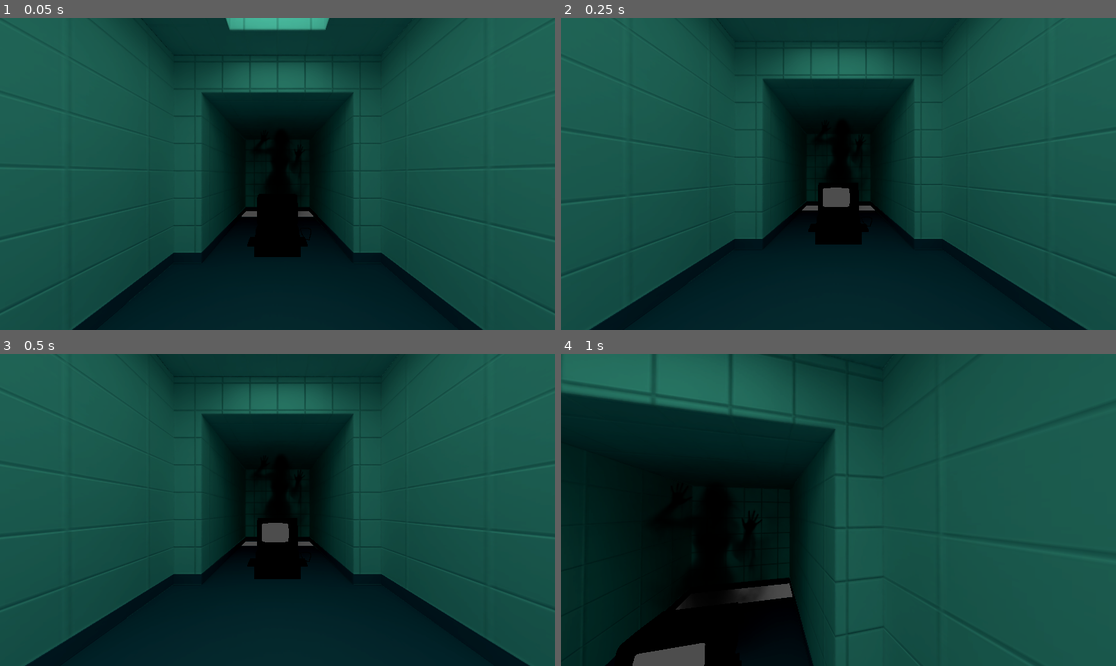
Above: before the commit, frames 1-4 (two rows, left to right).
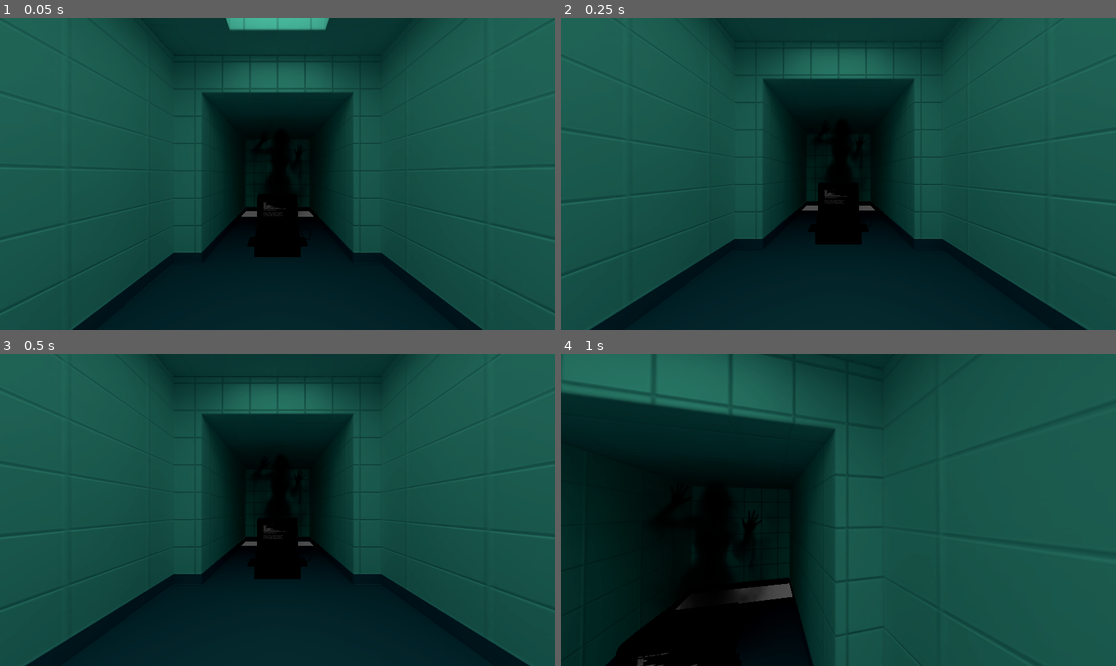
Above: after the commit, the same moments.

Repository: Studio-Zee/Godot-SimpleMultiplayer
Game: Godot game, scene res://exemplo/cenas/lobby.tscn
Same seed, same stepped clock (60 frames per second), same inputs: the game is played once before the commit and once after it.
Inputs (mouse positions are in pixels of both pictures, inside the frame that each line leads up to):
- Up to frame 1 (0.05 s): no input
- Up to frame 2 (0.25 s): no input
- Up to frame 3 (0.5 s): no input
- Up to frame 4 (1 s): tap Enter (ui_accept) at 0.5, 0.77 s; move the mouse to (866, 510) at 0.52 s; hold Up (ui_up) from 0.53 s (still down)

The runs differ from the first frame. In frame 1, less than 0.1% of the frame differs, in the area x 47-52%, y 59-64%; in frame 2, 0.3%; in frame 3, 0.3%; in frame 4, 0.7%, in the area x 12-27%, y 92-100%.

Commit message:
Refatora a cena de lobby para usar CanvasLayer, atualiza caminhos de nós e melhora a lógica de conexão

Diff:
--- a/exemplo/cenas/lobby.tscn
+++ b/exemplo/cenas/lobby.tscn
@@ -4,7 +4,6 @@
 [ext_resource type="Script" uid="uid://qc0ghf6yds1f" path="res://exemplo/scripts/lobby/lobby.gd" id="2_a1lms"]
 [ext_resource type="PackedScene" uid="uid://dmfwskkhffag0" path="res://exemplo/cenas/monitor.tscn" id="3_kj0ed"]
 [ext_resource type="PackedScene" uid="uid://by5og5nqib44m" path="res://exemplo/player/player_local.tscn" id="5_qp1wg"]
-[ext_resource type="Script" uid="uid://dr4sinp1hxjhe" path="res://exemplo/scripts/tela/tela_touch.gd" id="5_sw6cc"]
 
 [sub_resource type="ConcavePolygonShape3D" id="ConcavePolygonShape3D_2se70"]
 data = PackedVector3Array(-1, 1.64, 1, -1, 1.64, -1, -1, 2, -1, -1, 1.64, 1, -1, 2, -1, -1, 2, 1, -1, 0.0984, 1, -1, 1. …(3071 unchanged characters)…
@@ -17,28 +16,11 @@
 [sub_resource type="ConcavePolygonShape3D" id="ConcavePolygonShape3D_6okrd"]
 data = PackedVector3Array(-1, 0, 1.5540999, 1, 0, -1.5540999, 1, 0, 1.5540999, -1, 0, 1.5540999, -1, 0, -1.5540999, 1, 0, -1.5540999)
 
-[sub_resource type="ViewportTexture" id="ViewportTexture_ltsnn"]
-viewport_path = NodePath("TelaViewport")
-
-[sub_resource type="StandardMaterial3D" id="StandardMaterial3D_8svgb"]
-resource_local_to_scene = true
-shading_mode = 0
-albedo_texture = SubResource("ViewportTexture_ltsnn")
-uv1_scale = Vector3(1, -1, 1)
-
 [sub_resource type="BoxShape3D" id="BoxShape3D_a1lms"]
 size = Vector3(18.864685, 1, 10.490356)
 
 [sub_resource type="BoxShape3D" id="BoxShape3D_kj0ed"]
 size = Vector3(28.52008, 25.00293, 38.249695)
-
-[sub_resource type="StyleBoxEmpty" id="StyleBoxEmpty_a1lms"]
-
-[sub_resource type="LabelSettings" id="LabelSettings_lxmr4"]
-font_size = 38
-shadow_size = 4
-shadow_color = Color(0, 0, 0, 1)
-shadow_offset = Vector2(0, 4)
 
 [sub_resource type="StandardMaterial3D" id="StandardMaterial3D_kj0ed"]
 albedo_color = Color(0, 0, 0, 1)
@@ -51,6 +33,14 @@
 
 [sub_resource type="BoxShape3D" id="BoxShape3D_sw6cc"]
 size = Vector3(1.5801353, 1.0440068, 0.022583008)
+
+[sub_resource type="StyleBoxEmpty" id="StyleBoxEmpty_a1lms"]
+
+[sub_resource type="LabelSettings" id="LabelSettings_lxmr4"]
+font_size = 38
+shadow_size = 4
+shadow_color = Color(0, 0, 0, 1)
+shadow_offset = Vector2(0, 4)
 
 [node name="Lobby" unique_id=300800232 instance=ExtResource("1_lxmr4")]
 script = ExtResource("2_a1lms")
@@ -74,13 +64,9 @@
 transform = Transform3D(0.04, 0, 0, 0, 0.04, 0, 0, 0, 0.04, 0, 0.42236632, -5.417623)
 
 [node name="ibm_3178_2" parent="monitor/Sketchfab_model/Root/ibm_3178" parent_id_path=PackedInt32Array(464827340, 501755569) index="2" unique_id=1704766133]
-surface_material_override/0 = SubResource("StandardMaterial3D_8svgb")
+surface_material_override/0 = null
 
-[node name="StaticBody3D" parent="monitor/Sketchfab_model/Root/ibm_3178/ibm_3178_2" index="0" unique_id=1263702576 node_paths=PackedStringArray("viewport")]
-script = ExtResource("5_sw6cc")
-viewport = NodePath("../../../../../TelaViewport")
-
-[node name="CollisionShape3D" parent="monitor/Sketchfab_model/Root/ibm_3178/ibm_3178_2/StaticBody3D" index="0" unique_id=453435384]
+[node name="CollisionShape3D" parent="monitor/Sketchfab_model/Root/ibm_3178/ibm_3178_2/StaticBody3D" parent_id_path=PackedInt32Array(464827340, 1263702576) index="0" unique_id=453435384]
 transform = Transform3D(1, 0, 0, 0, 1, 0, 0, 0, 1, -0.07797293, -4.8409576, 14.942253)
 shape = SubResource("BoxShape3D_a1lms")
 disabled = true
@@ -91,15 +77,30 @@
 transform = Transform3D(1, 0, 0, 0, 1, 0, 0, 0, 1, 2.5516052, 12.001465, 2.416565)
 shape = SubResource("BoxShape3D_kj0ed")
 
-[node name="PosicaoTela" type="Marker3D" parent="monitor" index="2" unique_id=1865441224]
-transform = Transform3D(1, 0, 0, 0, 1, 0, 0, 0, 1, 0, 14.3876915, 16.604416)
+[node name="mesa" type="MeshInstance3D" parent="." index="2" unique_id=1849365575]
+transform = Transform3D(1, 0, 0, 0, 0.43550137, 0, 0, 0, 1, 0, 0.20466846, -5.6063485)
+mesh = SubResource("BoxMesh_a1lms")
 
-[node name="TelaViewport" type="SubViewport" parent="monitor" index="3" unique_id=1687371655]
-size = Vector2i(640, 480)
+[node name="StaticBody3D" type="StaticBody3D" parent="mesa" index="0" unique_id=1010244649]
 
-[node name="TerminalUI" type="CanvasLayer" parent="monitor/TelaViewport" index="0" unique_id=866368315]
+[node name="CollisionShape3D" type="CollisionShape3D" parent="mesa/StaticBody3D" index="0" unique_id=2012685722]
+shape = SubResource("ConcavePolygonShape3D_kj0ed")
 
-[node name="Control" type="Control" parent="monitor/TelaViewport/TerminalUI" index="0" unique_id=1636065839]
+[node name="TelaTouch" type="StaticBody3D" parent="." index="3" unique_id=68504637]
+transform = Transform3D(1, 0, 0, 0, 1, 0, 0, 0, 1, -0.0569731, 0.9423289, -5.101904)
+
+[node name="CollisionShape3D" type="CollisionShape3D" parent="TelaTouch" index="0" unique_id=604752470]
+transform = Transform3D(0.35, 0, 0, 0, 0.35, 0, 0, 0, 0.35, -8.7447464e-05, 0.04181415, -0.11127615)
+shape = SubResource("BoxShape3D_sw6cc")
+
+[node name="Player3D" parent="." index="4" unique_id=1826431025 instance=ExtResource("5_qp1wg")]
+transform = Transform3D(1, 0, 0, 0, 1, 0, 0, 0, 1, 0, 1.3049514, 0)
+
+[node name="CanvasLayer" type="CanvasLayer" parent="." index="5" unique_id=1233533384]
+
+[node name="TerminalUI" type="CanvasLayer" parent="CanvasLayer" index="0" unique_id=866368315]
+
+[node name="Control" type="Control" parent="CanvasLayer/TerminalUI" index="0" unique_id=1636065839]
 layout_mode = 3
 anchors_preset = 15
 anchor_right = 1.0
@@ -108,7 +109,7 @@
 grow_vertical = 2
 mouse_filter = 2
 
-[node name="Panel" type="Panel" parent="monitor/TelaViewport/TerminalUI/Control" index="0" unique_id=313135713]
+[node name="Panel" type="Panel" parent="CanvasLayer/TerminalUI/Control" index="0" unique_id=313135713]
 layout_mode = 1
 anchors_preset = 8
 anchor_left = 0.5
@@ -124,7 +125,7 @@
 mouse_filter = 2
 theme_override_styles/panel = SubResource("StyleBoxEmpty_a1lms")
 
-[node name="VBoxContainer" type="VBoxContainer" parent="monitor/TelaViewport/TerminalUI/Control/Panel" index="0" unique_id=206983978]
+[node name="VBoxContainer" type="VBoxContainer" parent="CanvasLayer/TerminalUI/Control/Panel" index="0" unique_id=206983978]
 layout_mode = 1
 anchors_preset = 8
 anchor_left = 0.5
@@ -139,56 +140,35 @@
 grow_vertical = 2
 mouse_filter = 2
 
-[node name="Label" type="Label" parent="monitor/TelaViewport/TerminalUI/Control/Panel/VBoxContainer" index="0" unique_id=1607855648]
+[node name="Label" type="Label" parent="CanvasLayer/TerminalUI/Control/Panel/VBoxContainer" index="0" unique_id=1607855648]
 layout_mode = 2
 text = "Terminal de Conexão"
 label_settings = SubResource("LabelSettings_lxmr4")
 
-[node name="LineEdit" type="LineEdit" parent="monitor/TelaViewport/TerminalUI/Control/Panel/VBoxContainer" index="1" unique_id=5910075]
+[node name="LineEdit" type="LineEdit" parent="CanvasLayer/TerminalUI/Control/Panel/VBoxContainer" index="1" unique_id=5910075]
 layout_mode = 2
 theme_override_font_sizes/font_size = 30
 
-[node name="criar" type="Button" parent="monitor/TelaViewport/TerminalUI/Control/Panel/VBoxContainer" index="2" unique_id=353850382]
+[node name="criar" type="Button" parent="CanvasLayer/TerminalUI/Control/Panel/VBoxContainer" index="2" unique_id=353850382]
 layout_mode = 2
 theme_override_font_sizes/font_size = 30
 text = "Criar Sala"
 
-[node name="entrar" type="Button" parent="monitor/TelaViewport/TerminalUI/Control/Panel/VBoxContainer" index="3" unique_id=1965884783]
+[node name="entrar" type="Button" parent="CanvasLayer/TerminalUI/Control/Panel/VBoxContainer" index="3" unique_id=1965884783]
 layout_mode = 2
 theme_override_font_sizes/font_size = 30
 text = "Entrar"
 
-[node name="sair" type="Button" parent="monitor/TelaViewport/TerminalUI/Control/Panel/VBoxContainer" index="4" unique_id=1504230825]
+[node name="sair" type="Button" parent="CanvasLayer/TerminalUI/Control/Panel/VBoxContainer" index="4" unique_id=1504230825]
 layout_mode = 2
 theme_override_font_sizes/font_size = 30
 text = "Sair"
 
-[node name="mesa" type="MeshInstance3D" parent="." index="2" unique_id=1849365575]
-transform = Transform3D(1, 0, 0, 0, 0.43550137, 0, 0, 0, 1, 0, 0.20466846, -5.6063485)
-mesh = SubResource("BoxMesh_a1lms")
-
-[node name="StaticBody3D" type="StaticBody3D" parent="mesa" index="0" unique_id=1010244649]
-
-[node name="CollisionShape3D" type="CollisionShape3D" parent="mesa/StaticBody3D" index="0" unique_id=2012685722]
-shape = SubResource("ConcavePolygonShape3D_kj0ed")
-
-[node name="TelaTouch" type="StaticBody3D" parent="." index="3" unique_id=68504637 node_paths=PackedStringArray("viewport")]
-transform = Transform3D(1, 0, 0, 0, 1, 0, 0, 0, 1, -0.0569731, 0.9423289, -5.101904)
-script = ExtResource("5_sw6cc")
-viewport = NodePath("../monitor/TelaViewport")
-
-[node name="CollisionShape3D" type="CollisionShape3D" parent="TelaTouch" index="0" unique_id=604752470]
-transform = Transform3D(0.35, 0, 0, 0, 0.35, 0, 0, 0, 0.35, -8.7447464e-05, 0.04181415, -0.11127615)
-shape = SubResource("BoxShape3D_sw6cc")
-
-[node name="Player3D" parent="." index="4" unique_id=1826431025 instance=ExtResource("5_qp1wg")]
-transform = Transform3D(1, 0, 0, 0, 1, 0, 0, 0, 1, 0, 1.3049514, 0)
-
 [connection signal="body_entered" from="monitor/ZonaTerminal" to="." method="_on_zona_terminal_body_entered"]
 [connection signal="body_exited" from="monitor/ZonaTerminal" to="." method="_on_zona_terminal_body_exited"]
-[connection signal="pressed" from="monitor/TelaViewport/TerminalUI/Control/Panel/VBoxContainer/criar" to="." method="_on_criar_pressed"]
-[connection signal="pressed" from="monitor/TelaViewport/TerminalUI/Control/Panel/VBoxContainer/entrar" to="." method="_on_entrar_pressed"]
-[connection signal="pressed" from="monitor/TelaViewport/TerminalUI/Control/Panel/VBoxContainer/sair" to="." method="_on_sair_pressed"]
 [connection signal="input_event" from="TelaTouch" to="TelaTouch" method="_on_input_event"]
+[connection signal="pressed" from="CanvasLayer/TerminalUI/Control/Panel/VBoxContainer/criar" to="." method="_on_criar_pressed"]
+[connection signal="pressed" from="CanvasLayer/TerminalUI/Control/Panel/VBoxContainer/entrar" to="." method="_on_entrar_pressed"]
+[connection signal="pressed" from="CanvasLayer/TerminalUI/Control/Panel/VBoxContainer/sair" to="." method="_on_sair_pressed"]
 
 [editable path="monitor"]
--- a/exemplo/scripts/lobby/lobby.gd
+++ b/exemplo/scripts/lobby/lobby.gd
@@ -3,159 +3,107 @@
 # [PT-BR] Cena de lobby que conecta a interface do terminal à camada de rede do plugin
 # [EN] Lobby scene that connects the terminal UI to the plugin's network layer
 
-# [PT-BR] Nós 3D e elementos de animação usados na transição entre tela e gameplay
-# [EN] 3D nodes and animation elements used for the transition between terminal and gameplay
-@onready var terminal_ui = $monitor/TelaViewport/TerminalUI
-@onready var code_input = $monitor/TelaViewport/TerminalUI/Control/Panel/VBoxContainer/LineEdit
-@onready var label_status = $monitor/TelaViewport/TerminalUI/Control/Panel/VBoxContainer/Label
-@onready var posicao_tela = $monitor/PosicaoTela
+# [PT-BR] Nós da Interface 2D (CanvasLayer)
+# [EN] 2D Interface Nodes (CanvasLayer)
+@onready var terminal_ui = $CanvasLayer/TerminalUI
+@onready var code_input = $CanvasLayer/TerminalUI/Control/Panel/VBoxContainer/LineEdit
+@onready var label_status = $CanvasLayer/TerminalUI/Control/Panel/VBoxContainer/Label
+
+# [PT-BR] Botões da interface expostos ao usuário
+# [EN] Interface buttons exposed to the user
+@onready var btn_criar = $CanvasLayer/TerminalUI/Control/Panel/VBoxContainer/criar
+@onready var btn_entrar = $CanvasLayer/TerminalUI/Control/Panel/VBoxContainer/entrar
+
 @onready var player = $Player3D
 
-# [PT-BR] Botões da interface expostos ao usuário para criar ou entrar em salas
-# [EN] Interface buttons exposed to the user for creating or joining rooms
-@onready var btn_criar = $monitor/TelaViewport/TerminalUI/Control/Panel/VBoxContainer/criar
-@onready var btn_entrar = $monitor/TelaViewport/TerminalUI/Control/Panel/VBoxContainer/entrar
-
-# [PT-BR] Câmera do jogador usada nas transições de interface
-# [EN] Player camera used during interface transitions
-var camera_player: Camera3D
-# [PT-BR] Guarda a transform original da câmera para restaurar a visão após fechar o terminal
-# [EN] Stores the camera's original transform to restore the view after closing the terminal
-var transform_original_camera: Transform3D
-
-# [PT-BR] Endereço padrão do servidor WebSocket usado quando o ProjectSettings não define outro valor
-# [EN] Default WebSocket server address used when ProjectSettings does not define another value
+# [PT-BR] Endereço padrão do servidor WebSocket
+# [EN] Default WebSocket server address
 const DEFAULT_SERVER_URL = "ws://localhost:9090"
 
-# [PT-BR] Inicializa a tela de lobby, conecta sinais da interface e dispara a conexão de rede
-# [EN] Initializes the lobby screen, connects UI signals, and triggers the network connection
 func _ready():
 	terminal_ui.hide()
-	camera_player = player.get_node("Camera3D")
 
-	# [PT-BR] A conexão por código evita duplicidade caso o editor já tenha definido os mesmos sinais
-	# [EN] Connecting by code avoids duplicate callbacks if the editor already wired the same signals
 	if not btn_criar.pressed.is_connected(_on_criar_pressed):
 		btn_criar.pressed.connect(_on_criar_pressed)
 	if not btn_entrar.pressed.is_connected(_on_entrar_pressed):
 		btn_entrar.pressed.connect(_on_entrar_pressed)
 
-	# [PT-BR] A conexão é iniciada com atraso para garantir que os autoloads já estejam disponíveis
-	# [EN] The connection starts deferred to ensure autoloads are already available
 	call_deferred("_conectar_servidor")
 
-# [PT-BR] Resolve o autoload WebSocketClient, conecta callbacks e abre a conexão com o servidor
-# [EN] Resolves the WebSocketClient autoload, wires callbacks, and opens the server connection
 func _conectar_servidor():
 	var ws_client = get_node_or_null("/root/WebSocketClient")
 	if ws_client:
-		# [PT-BR] Cada sinal abaixo atualiza um ponto específico da interface ou do fluxo de cena
-		# [EN] Each signal below updates a specific point of the interface or scene flow
-		ws_client.connect("connection_succeeded", Callable(self , "_on_connection_succeeded"))
-		ws_client.connect("connection_failed", Callable(self , "_on_connection_failed"))
-		ws_client.connect("room_created", Callable(self , "_on_room_created"))
-		ws_client.connect("room_joined", Callable(self , "_on_room_joined"))
-		ws_client.connect("start_game", Callable(self , "_load_world_scene"))
-
-		ws_client.connect("server_error", Callable(self , "_on_erro_servidor"))
+		ws_client.connect("connection_succeeded", Callable(self, "_on_connection_succeeded"))
+		ws_client.connect("connection_failed", Callable(self, "_on_connection_failed"))
+		ws_client.connect("room_created", Callable(self, "_on_room_created"))
+		ws_client.connect("room_joined", Callable(self, "_on_room_joined"))
+		ws_client.connect("start_game", Callable(self, "_load_world_scene"))
+		ws_client.connect("server_error", Callable(self, "_on_erro_servidor"))
 
 		label_status.text = "Conectando ao servidor..."
 
-		# [PT-BR] A URL pode ser personalizada pelo usuário do plugin sem alterar esta cena
-		# [EN] The URL can be customized by the plugin user without changing this scene
 		var server_url = ProjectSettings.get_setting("simple_multiplayer/server_url", DEFAULT_SERVER_URL)
 		print("Conectando em: ", server_url)
 
 		ws_client.connect_to_server(server_url)
 	else:
 		label_status.text = "Erro: WebSocketClient não disponível!"
-		push_error("WebSocketClient Autoload não encontrado na raiz!")
 
 # ==========================================
-# ANIMAÇÕES DO TERMINAL 3D
+# GATILHO DO TERMINAL (INTERFACE 2D DIRETA)
 # ==========================================
-# [PT-BR] Detecta a entrada do jogador na área do terminal e executa a transição visual para a UI
-# [EN] Detects when the player enters the terminal area and runs the visual transition into the UI
 func _on_zona_terminal_body_entered(body: Node3D) -> void:
 	if body.name == "Player3D":
+		# Congela o player no lugar
 		player.set_physics_process(false)
 		player.set_process_input(false)
-		transform_original_camera = camera_player.transform
-		var tween = create_tween()
-		tween.tween_property(camera_player, "global_transform", posicao_tela.global_transform, 0.5).set_trans(Tween.TRANS_SINE)
-		tween.tween_callback(abrir_interface)
 
-# [PT-BR] Exibe a interface do terminal e libera o mouse para interação do usuário
-# [EN] Shows the terminal interface and releases the mouse for user interaction
-func abrir_interface():
-	terminal_ui.show()
-	Input.set_mouse_mode(Input.MOUSE_MODE_VISIBLE)
+		# Mostra a UI 2D e solta o cursor
+		terminal_ui.show()
+		Input.set_mouse_mode(Input.MOUSE_MODE_VISIBLE)
 
-# [PT-BR] Fecha a interface, restaura o controle do jogador e volta a câmera para a posição original
-# [EN] Closes the interface, restores player control, and returns the camera to its original position
 func _on_sair_pressed() -> void:
+	# Esconde a UI
 	terminal_ui.hide()
+
+	# Prende o cursor e devolve os controles
 	Input.set_mouse_mode(Input.MOUSE_MODE_CAPTURED)
-	var tween = create_tween()
-	tween.tween_property(camera_player, "transform", transform_original_camera, 0.5).set_trans(Tween.TRANS_SINE)
-	tween.tween_callback(func():
-		player.set_physics_process(true)
-		player.set_process_input(true)
-	)
+	player.set_physics_process(true)
+	player.set_process_input(true)
 
 # ==========================================
 # LÓGICA DE REDE E BOTÕES
 # ==========================================
-# [PT-BR] Solicita ao servidor a criação de uma sala usando o autoload WebSocketClient
-# [EN] Requests room creation from the server using the WebSocketClient autoload
 func _on_criar_pressed():
 	var ws_client = get_node_or_null("/root/WebSocketClient")
 	if ws_client:
 		label_status.text = "Criando sala..."
-		ws_client.send_message("create_room", {})
+		ws_client.send_message("create_room", {"max_players": 10})
 
-# [PT-BR] Solicita a entrada em uma sala usando o código digitado pelo usuário
-# [EN] Requests room entry using the code typed by the user
 func _on_entrar_pressed():
 	var ws_client = get_node_or_null("/root/WebSocketClient")
 	if ws_client and code_input.text != "":
 		label_status.text = "Entrando na sala..."
 		ws_client.send_message("join_room", {"code": code_input.text})
 
-# [PT-BR] Atualiza a interface quando o servidor confirma a conexão inicial
-# [EN] Updates the interface when the server confirms the initial connection
 func _on_connection_succeeded() -> void:
 	label_status.text = "Conectado! Crie ou entre."
 
-# [PT-BR] Atualiza a interface quando a tentativa de conexão ao servidor falha
-# [EN] Updates the interface when the server connection attempt fails
 func _on_connection_failed() -> void:
 	label_status.text = "Falha na conexão."
 
-# [PT-BR] Troca a cena para a sala de espera após a criação da sala ser confirmada
-# [EN] Changes the scene to the waiting room after room creation is confirmed
 func _on_room_created(data: Dictionary):
 	get_tree().change_scene_to_file("res://exemplo/cenas/sala_espera.tscn")
 
-# [PT-BR] Troca a cena para a sala de espera após o cliente entrar em uma sala existente
-# [EN] Changes the scene to the waiting room after the client joins an existing room
 func _on_room_joined(data: Dictionary):
-	get_tree().change_scene_to_file("res://cenas/sala_espera.tscn")
+	get_tree().change_scene_to_file("res://exemplo/cenas/sala_espera.tscn")
 
-# [PT-BR] Carrega a cena principal do mundo quando o servidor autoriza o início da partida
-# [EN] Loads the main world scene when the server authorizes the match start
 func _load_world_scene():
 	label_status.text = "Iniciando Partida!"
-	var scene_path = "res://cenas/mundo_teste.tscn"
-	var error = get_tree().change_scene_to_file(scene_path)
-
+	var error = get_tree().change_scene_to_file("res://exemplo/cenas/mundo_teste.tscn")
 	if error != OK:
 		push_error("ERRO ao carregar a cena do mundo!")
-	else:
-		print("Mundo carregado com sucesso!")
 
-# [PT-BR] Exibe mensagens de erro vindas do servidor diretamente na interface do monitor
-# [EN] Displays server error messages directly on the monitor interface
 func _on_erro_servidor(data: Dictionary):
 	var mensagem = data.get("msg", "Erro desconhecido")
 	label_status.text = "ERRO: " + mensagem
